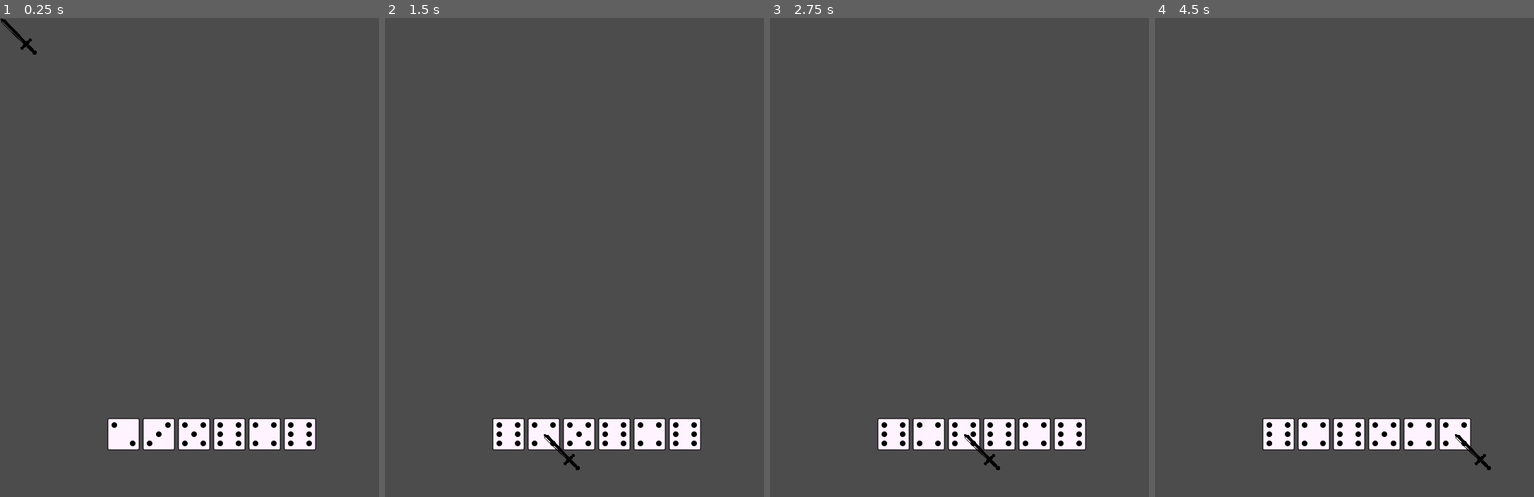
Above: before the commit, frames 1-4 (left to right).
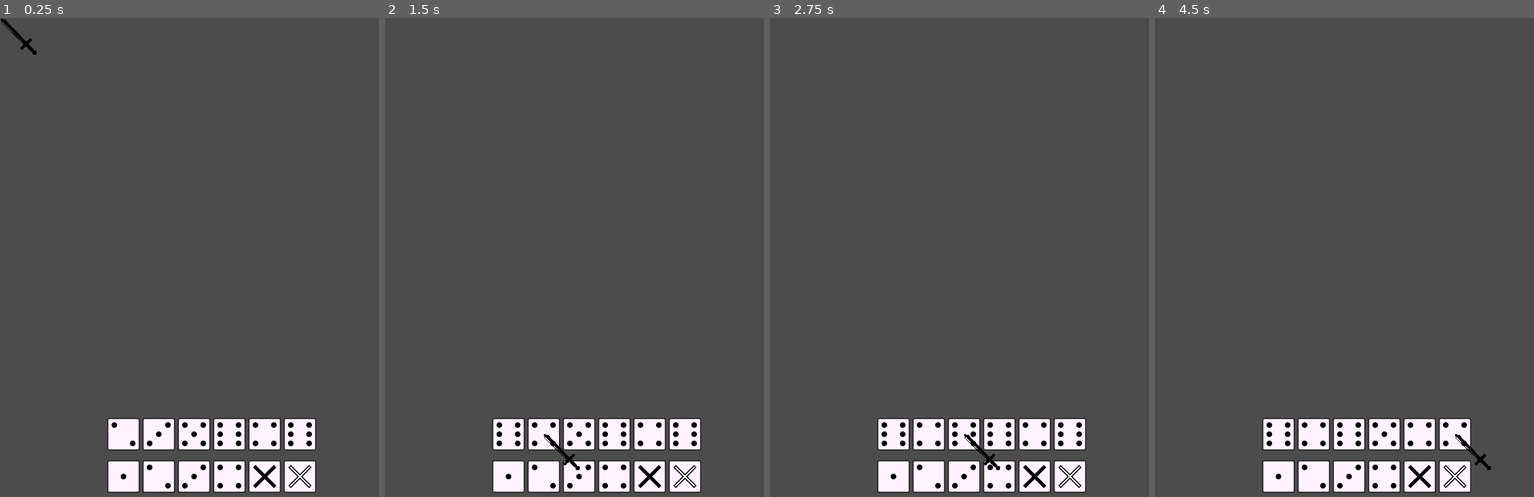
Above: after the commit, the same moments.

Repository: mraich/lantern
Game: Godot game, scene res://scenes/world.tscn
Two runs of this game, one before a commit and one after it. Both use one fixed random seed, a clock stepped at 60 frames per second and the inputs below.
Inputs (mouse positions are in pixels of both pictures, inside the frame that each line leads up to):
- Up to frame 1 (0.25 s): no input
- Up to frame 2 (1.5 s): tap Enter at 0.5 s; move the mouse to (510, 434) at 0.52 s; hold Right mouse button (right_click) 0.53-1.28 s; click (510, 434) at 0.67 s; tap Space at 1.25 s; move the mouse to (544, 434) at 1.27 s; right-click (544, 434) at 1.35 s; click (544, 434) at 1.42 s
- Up to frame 3 (2.75 s): tap Enter at 2 s; move the mouse to (963, 434) at 2.02 s; hold Right mouse button (right_click) from 2.03 s (still down); click (963, 434) at 2.17 s
- Up to frame 4 (4.5 s): tap Space at 2.75, 4.25 s; move the mouse to (1386, 434) at 2.77 s; release Right mouse button (right_click) at 2.78 s; right-click (1386, 434) at 2.85 s; click (1386, 434) at 2.92 s; tap Enter at 3.5 s; move the mouse to (1420, 434) at 3.52 s; hold Right mouse button (right_click) 3.53-4.28 s; click (1420, 434) at 3.67 s; move the mouse to (1454, 434) at 4.27 s; right-click (1454, 434) at 4.35 s; click (1454, 434) at 4.42 s

The runs differ from the first frame. In frame 1, 3.5% of the frame differs, in the area x 28-84%, y 92-100%; in frame 2, 3.4%; in frame 3, 3.4%; in frame 4, 3.5%.

Commit message:
PuzzleContainer:: Beállítjuk valamilyen elrendezését a pályának.
  Ez a függvény akkor lesz jó, ha a pályák már valamilyen adatforrásból,
  esetleg adatbázisból jönnek majd.
  Ekkor elég lesz majd csak a set_arrangement függvénnyel meghívni azt
  a tömböt, ami a pályát leírja.

Diff:
--- a/scripts/container/puzzle_container.gd
+++ b/scripts/container/puzzle_container.gd
@@ -6,4 +6,7 @@
 
 func _ready():
 	init(puzzle_class)
+
+	var arrangement = [1, 2, 3, 4, -1, -2]
+	set_arrangement(arrangement)
 	pass
